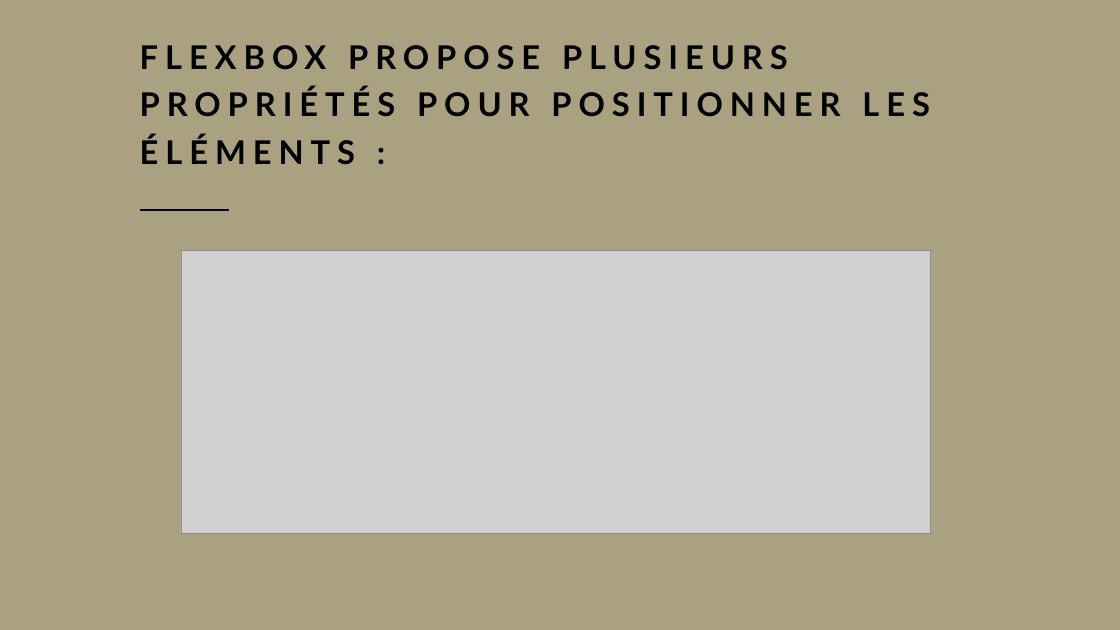
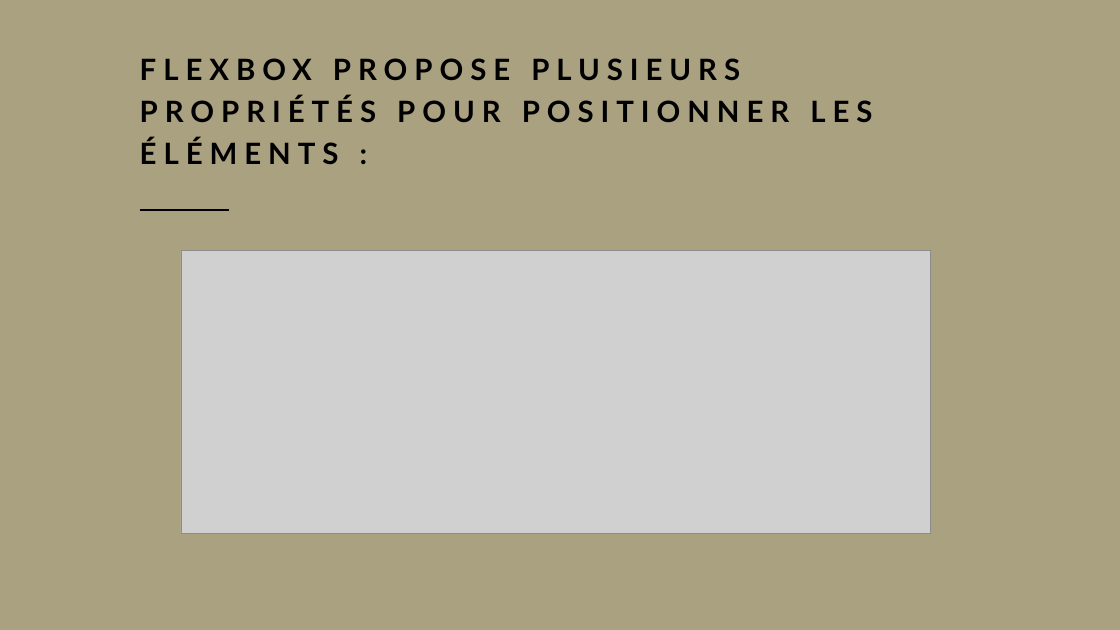
Before and after one commit to FerrandezBenjamin/DAEU, a slide deck: slide 5 of Cours_7/Cours programmation WEB7.pptx. Drawn at 1120x630 pixels with LibreOffice and Linux fonts; fonts in the diff are those of the drawing; grey boxes stand for pictures. Boxes give left, top, right and bottom in pixels: in the first picture for what was removed or moved away, otherwise in the second. Text is boxed around its words. In the diff, an @@ line names an element or a change of style, - is before the commit and + after.

```diff
--- a/Cours_7/Cours programmation WEB7.pptx
+++ b/Cours_7/Cours programmation WEB7.pptx
@@ title "FLEXBOX PROPOSE PLUSIEURS PROPRIÉTÉS POUR ..." at [140, 58, 872, 164]: size 28 to 25.2 pt @@
```
Also in this commit, not shown: 3 slides added, 1 slide removed, 2 other files.
